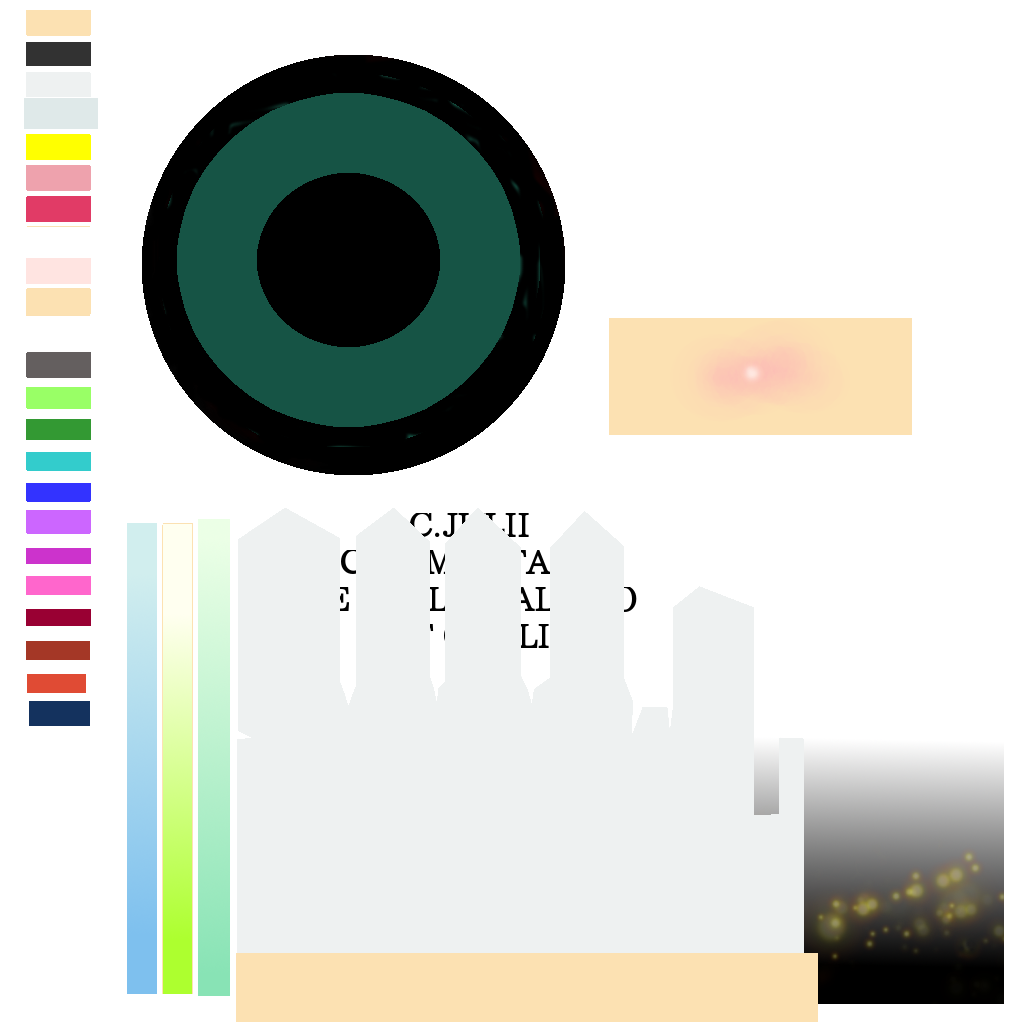
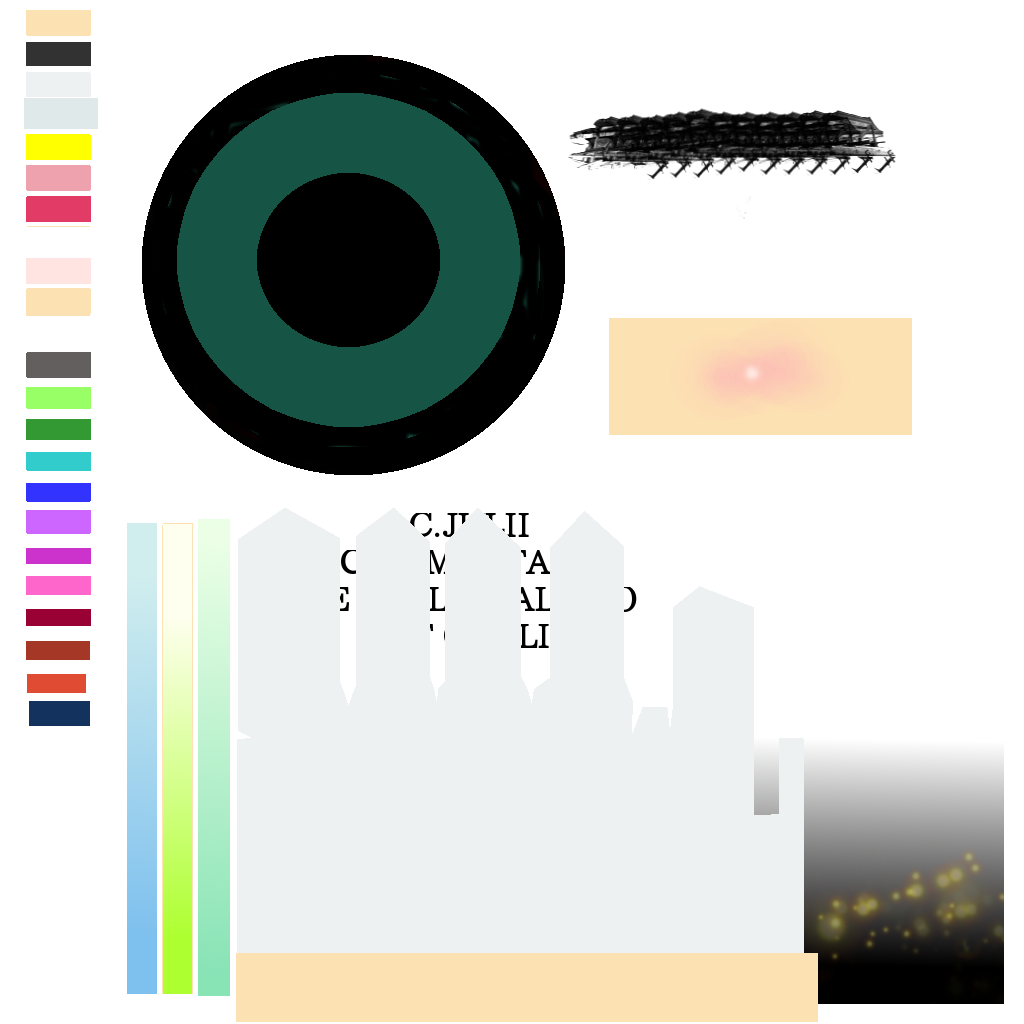
Two versions of the same layered image (1024 x 1024). Layer-by-layer changes:
painted on "レイヤー" over [568, 108, 896, 219]
painted on "Colors" over [685, 108, 784, 121]
